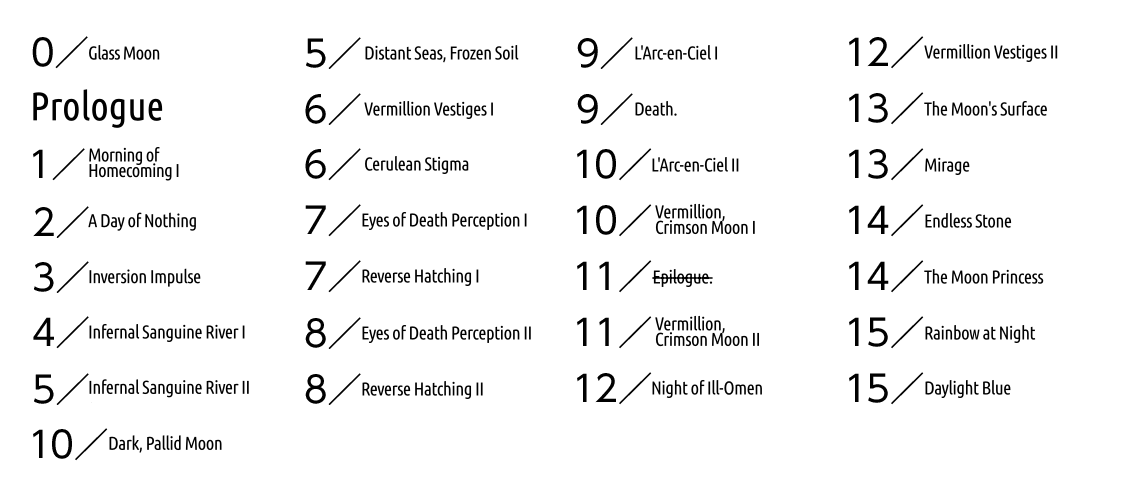
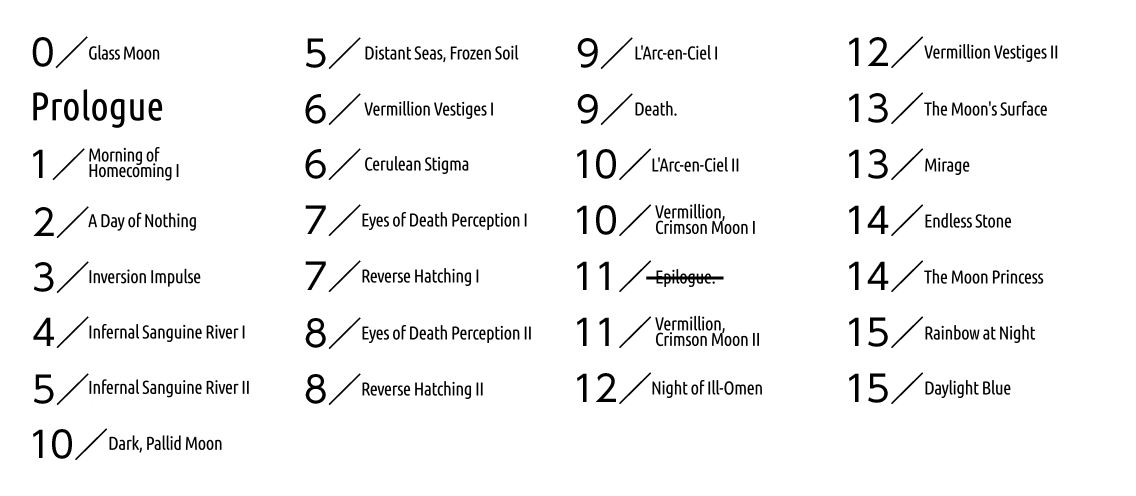
Revision of a layered 1136px x 496px image; what changed, layer by layer:
pixels changed over 646, 269, 724, 287 (layer not identified)
